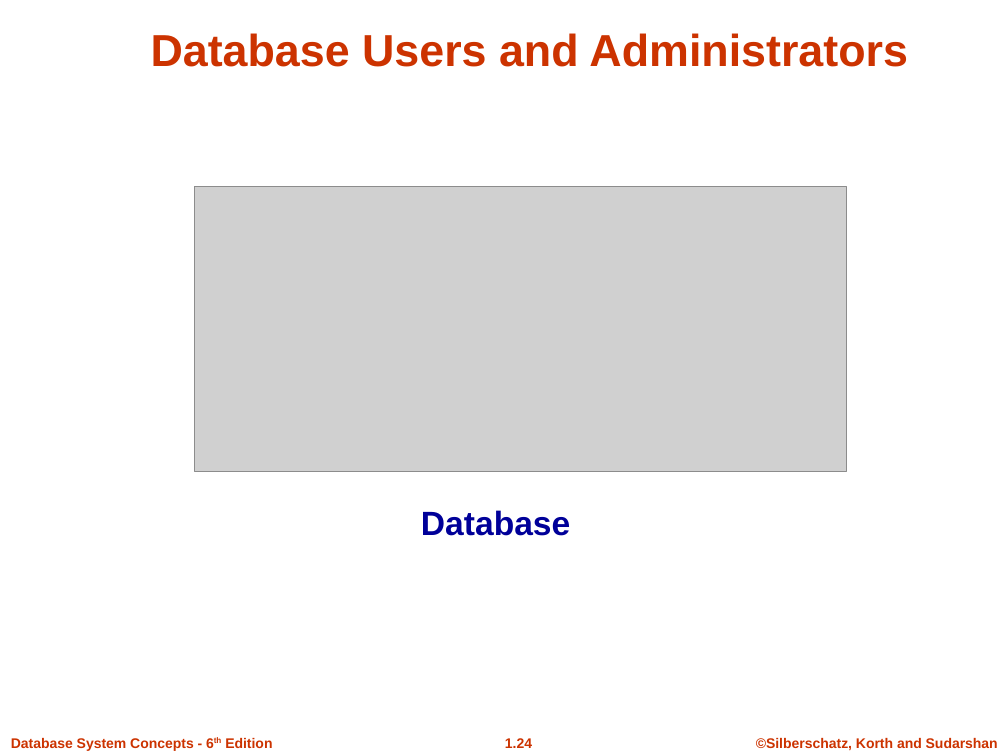
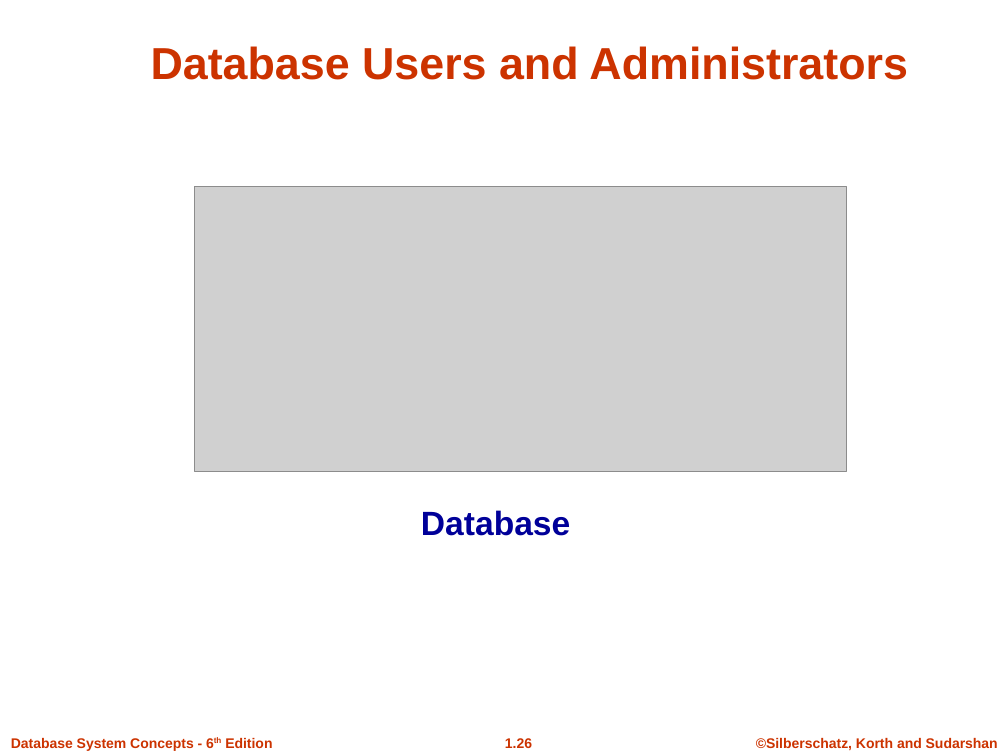
Before and after one commit to Sumonta056/SUST-Autorickshaw-Management-System, a slide deck: slide 26 of Theory/Learning Theory Of Databases/Slides/ch1.ppt (slide 24 before the commit). Drawn at 1008x756 pixels with LibreOffice and Linux fonts; fonts in the diff are those of the drawing; grey boxes stand for pictures; background and template pictures are left out. Boxes give left, top, right and bottom in pixels: in the first picture for what was removed or moved away, otherwise in the second. Text is boxed around its words. In the diff, an @@ line names an element or a change of style, - is before the commit and + after.

```diff
--- a/Theory/Learning Theory Of Databases/Slides/ch1.ppt
+++ b/Theory/Learning Theory Of Databases/Slides/ch1.ppt
@@ title "Database Users and Administrators" moved from (x1=151, y1=33, x2=908, y2=67) to (x1=151, y1=46, x2=908, y2=80) @@
@@ page number at (x1=505, y1=738, x2=532, y2=748): text changed @@
-1.24
+1.26
```
Also in this commit, not shown: 17 other slides changed, 4 slides added, 5 slides removed, 11 other files.
